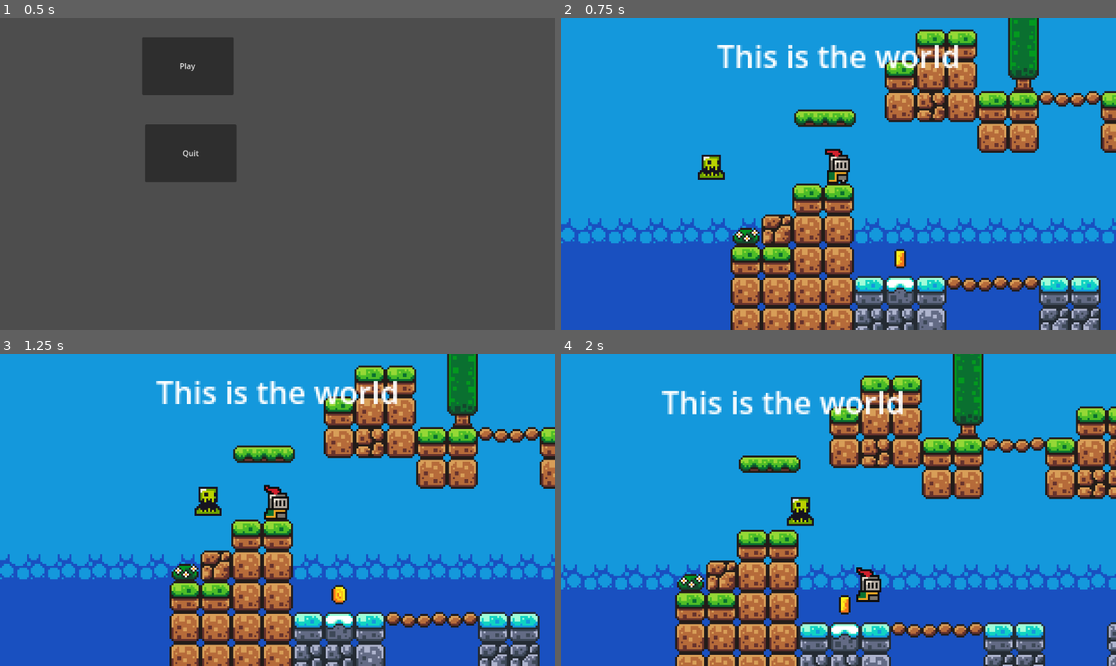
Above: before the commit, frames 1-4 (two rows, left to right).
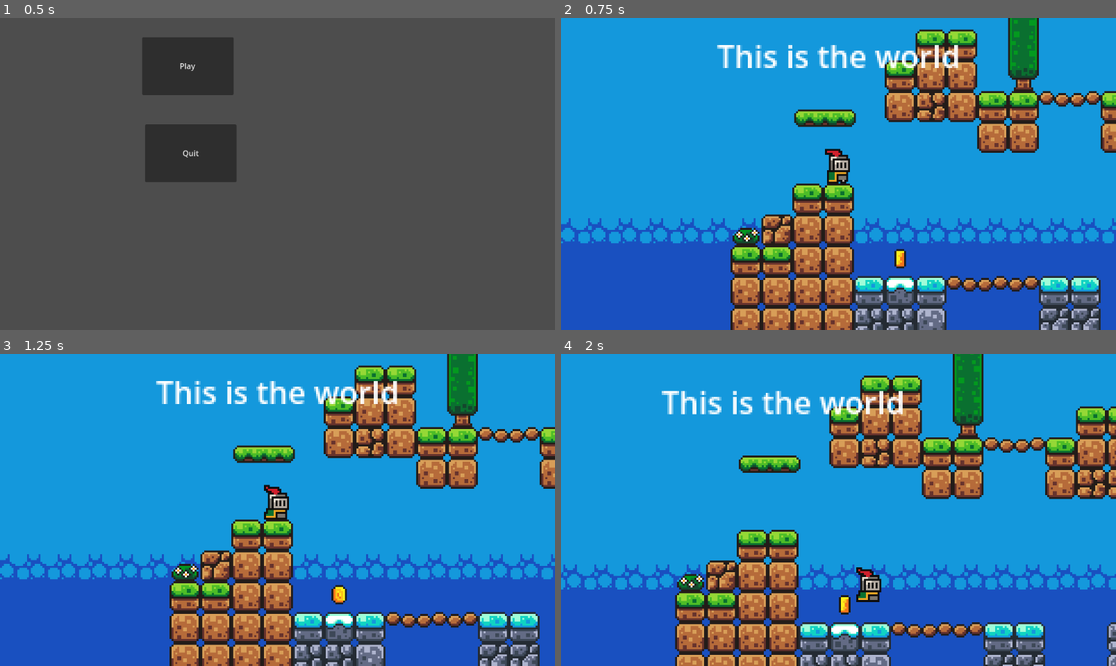
Above: after the commit, the same moments.

Repository: austinny26/Game
Game: Godot game, scene res://scenes/main.tscn
The game is run twice, just before and just after one commit, with the same random seed, the same clock (stepped at 60 frames per second) and the same inputs.
Inputs:
- Up to frame 1 (0.5 s): no input
- Up to frame 2 (0.75 s): click "Play" at 0.5 s
- Up to frame 3 (1.25 s): no input
- Up to frame 4 (2 s): tap Enter (ui_accept) at 1.25, 1.52 s; hold Right (ui_right) from 1.28 s (still down)

Frame 1 is identical in both runs. In frame 2, 0.3% of the frame differs, in the area x 24-30%, y 43-52%; in frame 3, 0.4%, in the area x 35-40%, y 42-52%; in frame 4, 0.4%.

Commit message:
Added slime movement

Diff:
--- a/scenes/slime.tscn
+++ b/scenes/slime.tscn
@@ -50,6 +50,7 @@
 sprite_frames = SubResource("SpriteFrames_6jxar")
 autoplay = "default"
 frame_progress = 0.0920461
+flip_h = true
 
 [node name="Killzone" parent="." instance=ExtResource("2_coj1p")]
 
--- a/scenes/world.tscn
+++ b/scenes/world.tscn
@@ -476,6 +476,21 @@
 
 [sub_resource type="WorldBoundaryShape2D" id="WorldBoundaryShape2D_n0m0c"]
 
+[sub_resource type="Animation" id="Animation_hf7ki"]
+length = 0.001
+tracks/0/type = "value"
+tracks/0/imported = false
+tracks/0/enabled = true
+tracks/0/path = NodePath(".:position")
+tracks/0/interp = 1
+tracks/0/loop_wrap = true
+tracks/0/keys = {
+"times": PackedFloat32Array(0),
+"transitions": PackedFloat32Array(1),
+"update": 0,
+"values": [Vector2(368, 5)]
+}
+
 [sub_resource type="Animation" id="Animation_v0sjd"]
 resource_name = "new_animation"
 length = 1.5
@@ -493,21 +508,6 @@
 "values": [Vector2(368, 5), Vector2(464, 5)]
 }
 
-[sub_resource type="Animation" id="Animation_hf7ki"]
-length = 0.001
-tracks/0/type = "value"
-tracks/0/imported = false
-tracks/0/enabled = true
-tracks/0/path = NodePath(".:position")
-tracks/0/interp = 1
-tracks/0/loop_wrap = true
-tracks/0/keys = {
-"times": PackedFloat32Array(0),
-"transitions": PackedFloat32Array(1),
-"update": 0,
-"values": [Vector2(368, 5)]
-}
-
 [sub_resource type="AnimationLibrary" id="AnimationLibrary_wonjx"]
 _data = {
 "RESET": SubResource("Animation_hf7ki"),
@@ -585,6 +585,3 @@
 
 [node name="Slime" parent="." instance=ExtResource("7_gxosq")]
 position = Vector2(584, 20)
-
-[node name="Slime2" parent="." instance=ExtResource("7_gxosq")]
-position = Vector2(-36, -14)
--- a/scripts/slime.gd
+++ b/scripts/slime.gd
@@ -3,8 +3,16 @@
 const SPEED = 60
 
 var direction = 1
-
-
+@onready var ray_cast_right = $RayCastRight
+@onready var ray_cast_left = $RayCastLeft
+@onready var animated_sprite= $AnimatedSprite2D
 # Called every frame. 'delta' is the elapsed time since the previous frame.
 func _process(delta):
-	position.x += SPEED * delta
+
+	if ray_cast_right.is_colliding():
+		direction = -1
+		animated_sprite.flip_h = true
+	if ray_cast_left.is_colliding():
+		direction = 1
+		animated_sprite.flip_h = false
+	position.x += direction * SPEED * delta
